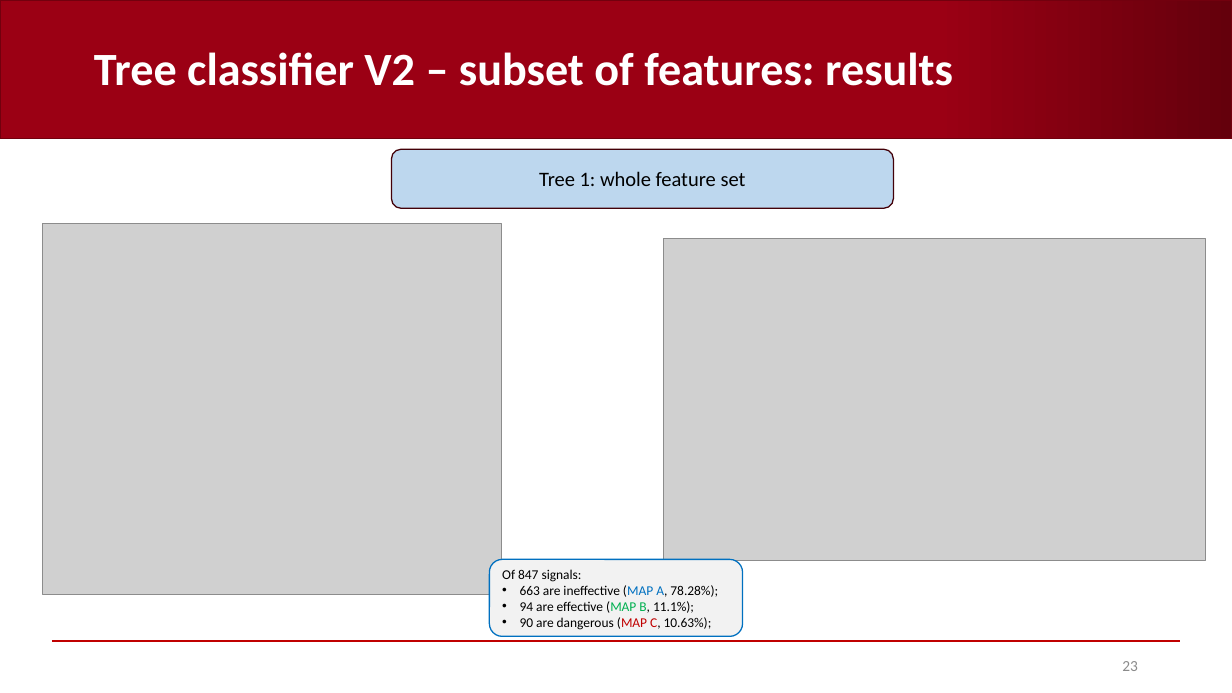
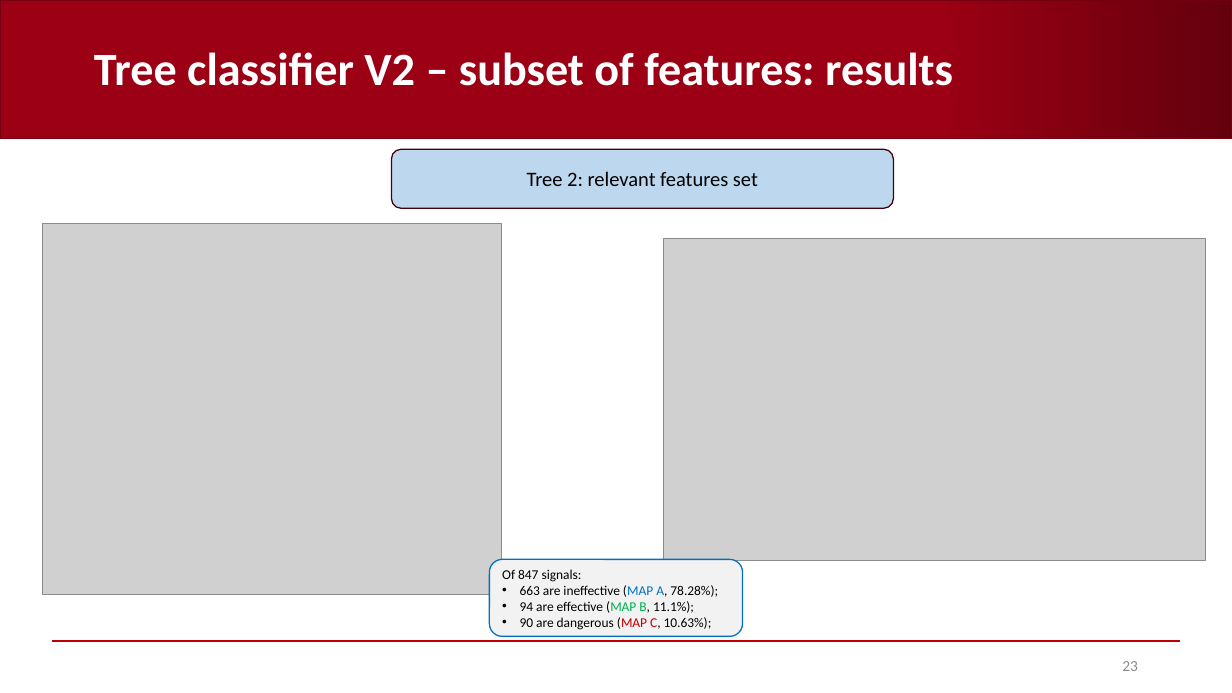
Before and after one commit to AndreaCorrado00/Tesi_magistrale_Corrado_Andrea, a slide deck: slide 23 of Documentation/9. Features and classification results V2.pptx. Drawn at 1232x693 pixels with LibreOffice and Linux fonts; fonts in the diff are those of the drawing; grey boxes stand for pictures; background and template pictures are left out. Boxes give left, top, right and bottom in pixels: in the first picture for what was removed or moved away, otherwise in the second. Text is boxed around its words. In the diff, an @@ line names an element or a change of style, - is before the commit and + after.

Commit message:
new features set analysis (v3)

```diff
--- a/Documentation/9. Features and classification results V2.pptx
+++ b/Documentation/9. Features and classification results V2.pptx
@@ text in rounded rectangle at (x1=527, y1=171, x2=758, y2=186): text changed @@
-Tree 1: whole feature set
+Tree 2: relevant features set
```
Also in this commit, not shown: 2 other slides changed, 1 slide added, 20 other files.
